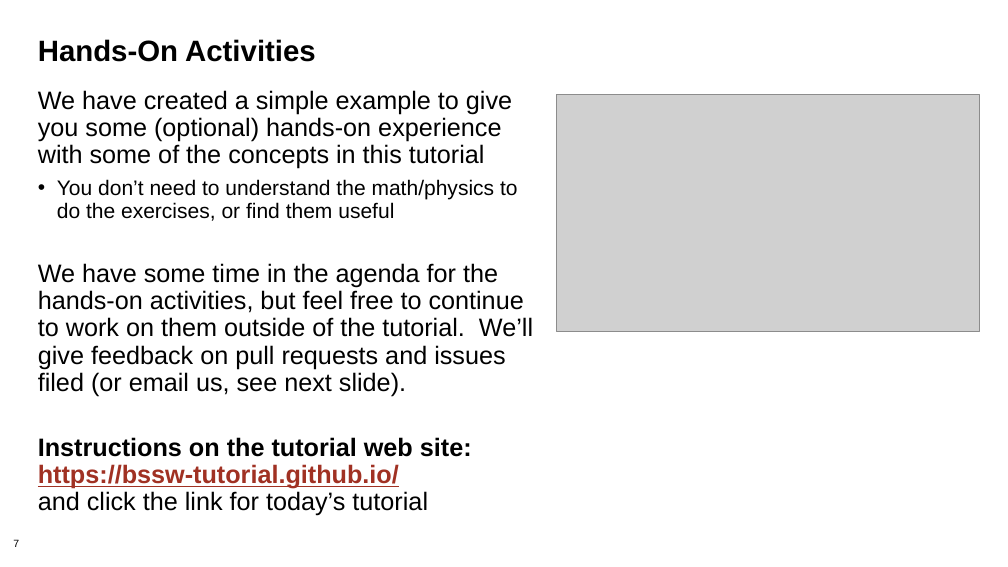
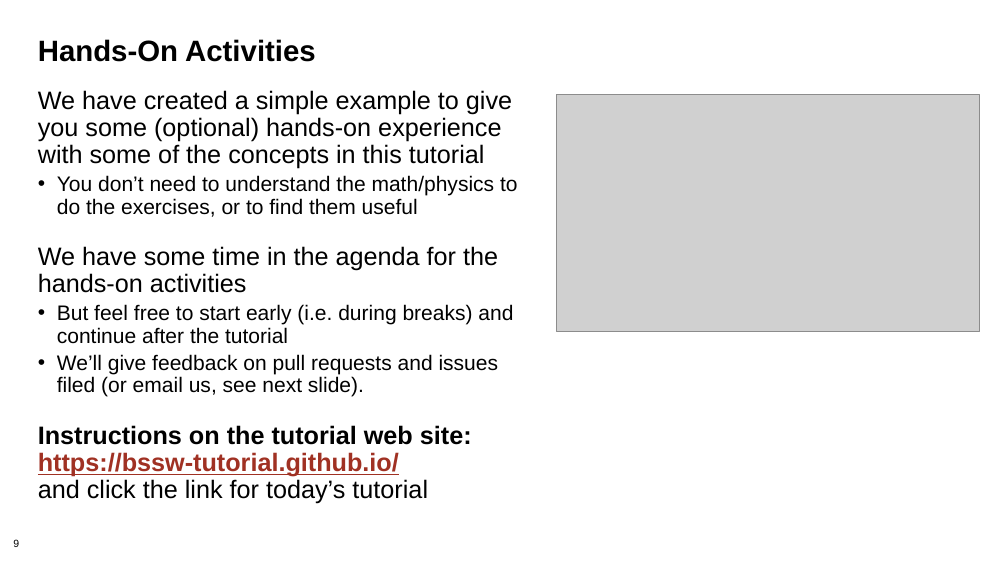
Before and after one commit to bssw-tutorial/presentations, a slide deck: slide 9 of intro.pptx (slide 7 before the commit). Drawn at 1008x567 pixels with LibreOffice and Linux fonts; fonts in the diff are those of the drawing; grey boxes stand for pictures; background and template pictures are left out. Boxes give left, top, right and bottom in pixels: in the first picture for what was removed or moved away, otherwise in the second. Text is boxed around its words. In the diff, an @@ line names an element or a change of style, - is before the commit and + after.

```diff
--- a/intro.pptx
+++ b/intro.pptx
@@ text at (x1=38, y1=175, x2=518, y2=397): text changed; size 24 to 20 pt @@
-• You don’t need to understand the math/physics to do the exercises, or find them useful
-We have some time in the agenda for the hands-on activities, but feel free to continue to work on them outside of the tutorial. We’ll give feedback on pull requests and issues filed (or email us, see next slide).
+• You don’t need to understand the math/physics to do the exercises, or to find them useful
+We have some time in the agenda for the hands-on activities
+• But feel free to start early (i.e. during breaks) and continue after the tutorial
+• We’ll give feedback on pull requests and issues filed (or email us, see next slide).
@@ text at (x1=38, y1=425, x2=472, y2=504): less space between paragraphs @@
@@ page number at (x1=13, y1=539, x2=19, y2=547): text changed @@
-7
+9
```
Also in this commit, not shown: 2 other slides changed, 1 slide added.
